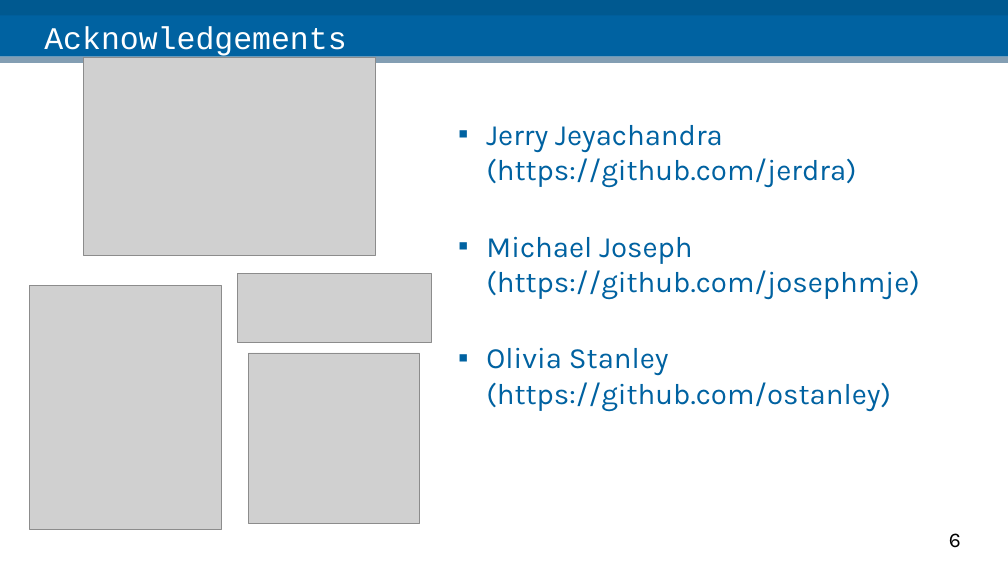
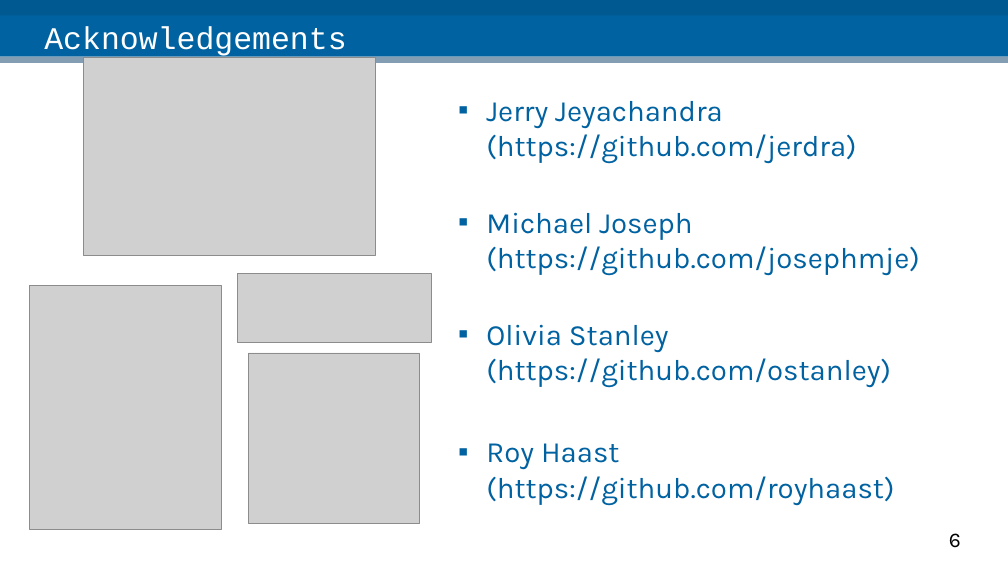
Before and after one commit to kaitj/scwg2018_python_neuroimaging, a slide deck: slide 6 of bin/Intro_to_Python.odp. Drawn at 1008x567 pixels with LibreOffice and Linux fonts; fonts in the diff are those of the drawing; grey boxes stand for pictures. Boxes give left, top, right and bottom in pixels: in the first picture for what was removed or moved away, otherwise in the second. Text is boxed around its words. In the diff, an @@ line names an element or a change of style, - is before the commit and + after.

Commit message:
update presentation

```diff
--- a/bin/Intro_to_Python.odp
+++ b/bin/Intro_to_Python.odp
@@ text "Jerry Jeyachandra (https://github.com/jerdra)": place and size @@
-text "Jerry Jeyachandra (https://github.com/jerdra)" at (486,125,920,411)
+text "Jerry Jeyachandra (https://github.com/jerdra)" at (486,101,920,505)
@@ text at (486,443,894,505): paragraph added @@
+▪ Roy Haast
+  (https://github.com/royhaast)
```
Also in this commit, not shown: 1 other slide changed.
